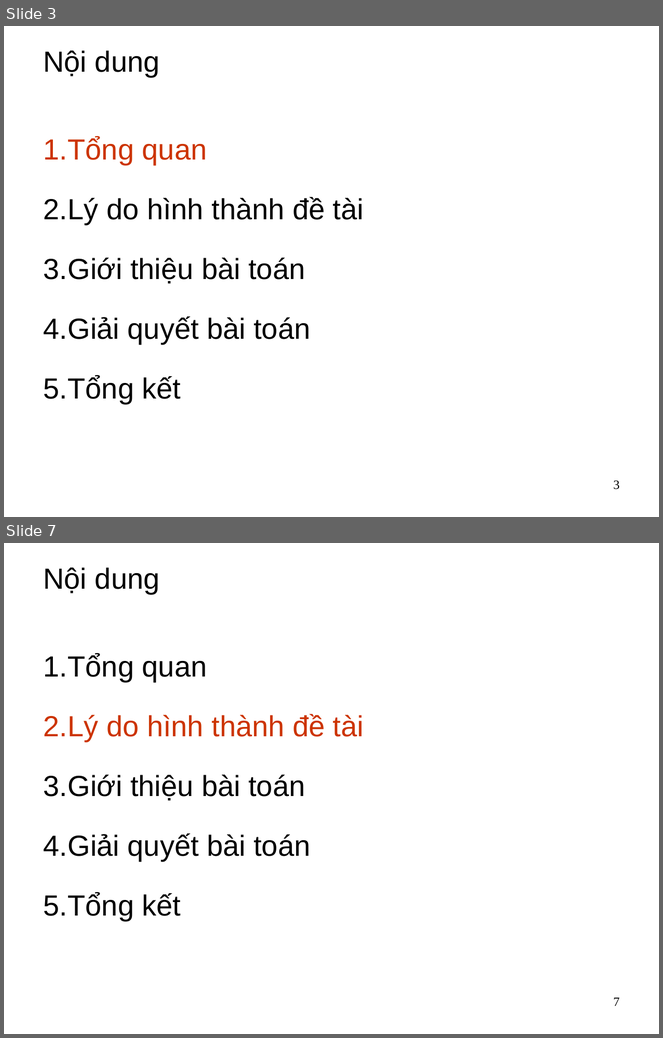
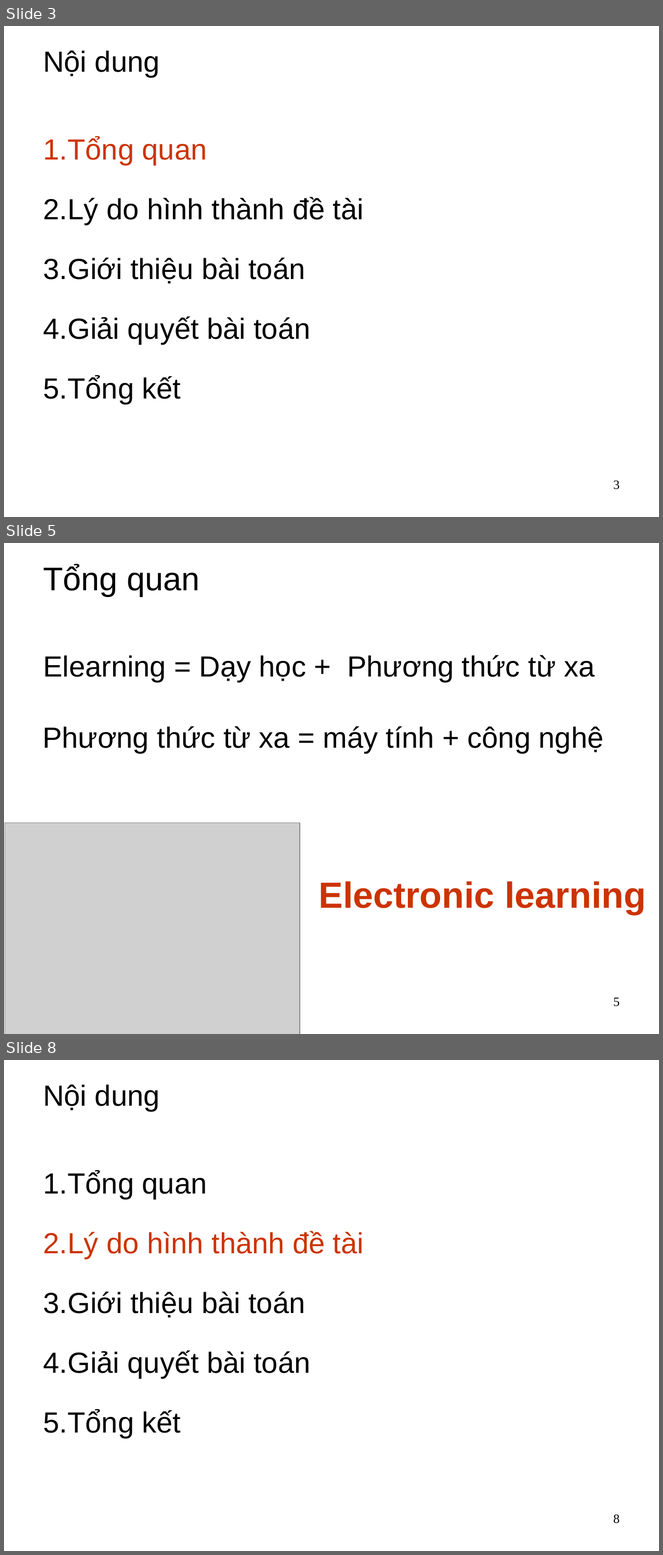
Before and after one commit to dhieucse09/mis, a slide deck: main/group-project/Group project.ppt. Shown one above the other, each under a label of ours: slides 3 and 7 before the commit, slides 3, 5 and 8 after it; the slides between them are not shown. The pictures are 663x1038 and 663x1555 pixels, drawn with LibreOffice and Linux fonts; fonts in the diff are those of the drawing; grey boxes stand for pictures; background and template pictures are left out. Boxes give left, top, right and bottom in pixels: in the first picture for what was removed or moved away, otherwise in the second. Text is boxed around its words. In the diff, an @@ line names an element or a change of style, - is before the commit and + after.

```diff
--- a/main/group-project/Group project.ppt
+++ b/main/group-project/Group project.ppt
@@ slide 5 added at [4,543,659,1034], background picture (left out) @@
@@ title added at [43,565,200,597], 36 pt, text #000000 @@
+Tổng quan
@@ text added at [43,655,595,682], 32 pt, text #000000 @@
+Elearning = Dạy học + Phương thức từ xa
@@ text added at [42,726,604,753], 32 pt, text #000000 @@
+Phương thức từ xa = máy tính + công nghệ
@@ picture added at [5,823,299,1034] @@
@@ text added at [319,882,646,915], 40 pt, text #CC3300, bold @@
+Electronic learning
@@ page number added at [613,998,620,1007], 14 pt, text #000000 @@
+5
@@ what was slide 7 is now slide 8 @@
@@ page number at [613,1514,620,1524]: text changed @@
-7
+8
```
Also in this commit, not shown: 9 slides changed, 5 other slides added, 3 slides removed, 14 other files.
